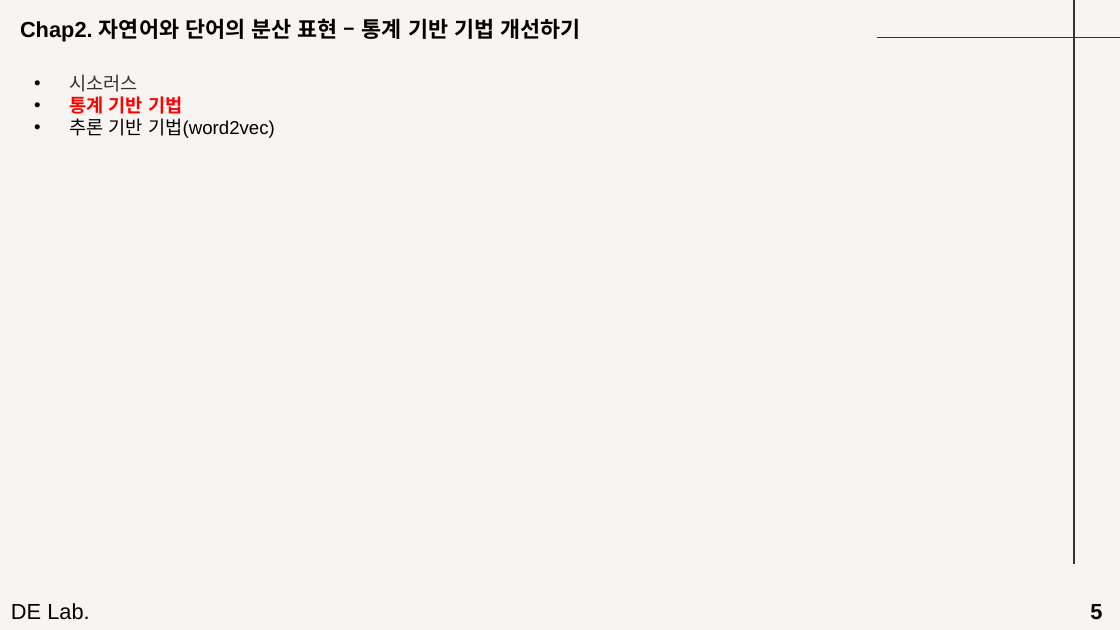
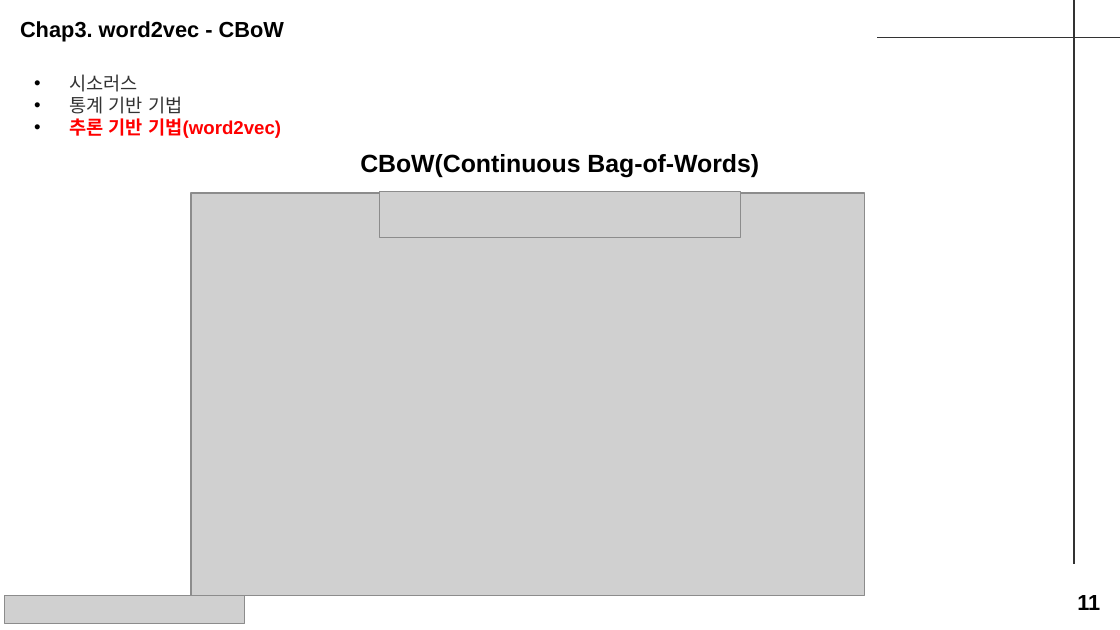
Before and after one commit to seungdeng/Deep-Learning-from-Scratch, a slide deck: slide 11 of study/발표자료/20250220_밑딥2_이승건_chap234발표자료.pptx. Drawn at 1120x630 pixels with LibreOffice and Linux fonts; fonts in the diff are those of the drawing; grey boxes stand for pictures. Boxes give left, top, right and bottom in pixels: in the first picture for what was removed or moved away, otherwise in the second. Text is boxed around its words. In the diff, an @@ line names an element or a change of style, - is before the commit and + after.

```diff
--- a/study/발표자료/20250220_밑딥2_이승건_chap234발표자료.pptx
+++ b/study/발표자료/20250220_밑딥2_이승건_chap234발표자료.pptx
@@ background #F7F4F1 to #FFFFFF @@
@@ text at box(20, 21, 284, 42): text changed @@
-Chap2. 자연어와 단어의 분산 표현 – 통계 기반 기법 개선하기
+Chap3. word2vec - CBoW
@@ text at box(69, 96, 281, 138): text colour #FF0000 to #333333, bold off in "통계 기반 기법"; text colour #000000 to #FF0000, bold on in "추론 기반 기법(word2vec)" @@
@@ text added at box(360, 154, 759, 178), 16 pt, text #000000, bold @@
+CBoW(Continuous Bag-of-Words)
@@ picture added at box(192, 193, 865, 595) @@
@@ picture added at box(380, 192, 740, 237) @@
@@ picture added at box(4, 596, 244, 624) @@
@@ text added at box(1077, 595, 1100, 610), 14 pt, text #000000, bold @@
+11
@@ text removed at box(11, 603, 89, 620) @@
-DE Lab.
@@ text removed at box(1090, 604, 1102, 620) @@
-5
```
Also in this commit, not shown: 11 other slides changed, 7 slides added, 6 slides removed, 2 other files.
